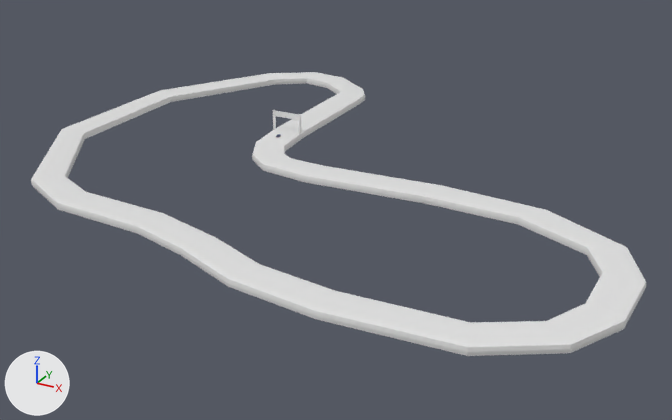
The Blender file Blend/DaTrack.blend, before and after one commit.
Both versions are drawn from a 50 mm lens placed at (272.0, -424.0, 175.0), pointed at (54.0, -28.0, -24.0). The axes (+X, +Y, +Z) are drawn at lower left. The lights are the same throughout.
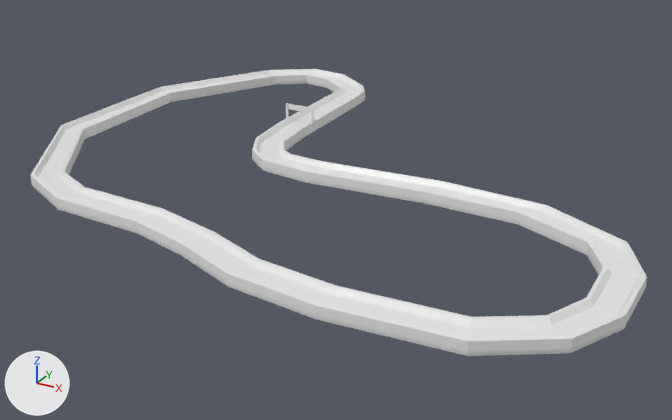
The newer file is also turned or shifted as a whole; pictures and numbers use the older file's frame.

Where the change shows, as pixel boxes [x1, y1, x2, y2] in the pictures (672 x 420 px; the box of a moved part takes in the faces that stretch with it):
'Cube', reshaped: before [31, 72, 646, 356]; after [31, 69, 647, 356]
'Cube.001', deleted: before [273, 110, 299, 129]
part 1 of me_cube, added: after [288, 104, 311, 113]
part 2 of me_cube, added: after [311, 107, 314, 127]
part 3 of me_cube, moved or reshaped: before [31, 72, 646, 352]; after [31, 69, 647, 352]

What the commit changed:
me_cube is used by ob_cube; location (-36.8, 13.4, -11.4); scale (1.55, 2.07, 0.678).
me_cube had 572 vertices, 572 faces and spanned x -52.0..167.0, y -84.0..57.0, z 11.0..17.0.
me_cube now has 596 vertices, 590 faces and spans x -52.0..167.0, y -84.0..57.0, z 11.0..34.0.
me_cube part 1: a new loose piece, a box spanning x 18.43..29.41, y 5.98..6.17, z 28.5..33.41, in mat_material (white #e7e7e7).
me_cube part 2: a new loose piece, a box spanning x 29.12..29.84, y 5.81..6.35, z 16.66..33.55, in mat_material (white #e7e7e7).
Part 3, on me_cube:
52 vertices in x -52.0..167.0, y -84.0..57.0, z 16.0 move by (0.0, 0.0, 4.0).
52 vertices in x -51.0..166.0, y -83.0..56.0, z 17.0 move by (0.0, 0.0, 3.0).
Object 'Cube.001' (ob_cube_001) is deleted.
Object 'Cube.002' (ob_cube_002) is deleted.
Object 'Plane' (ob_plane) is deleted.
